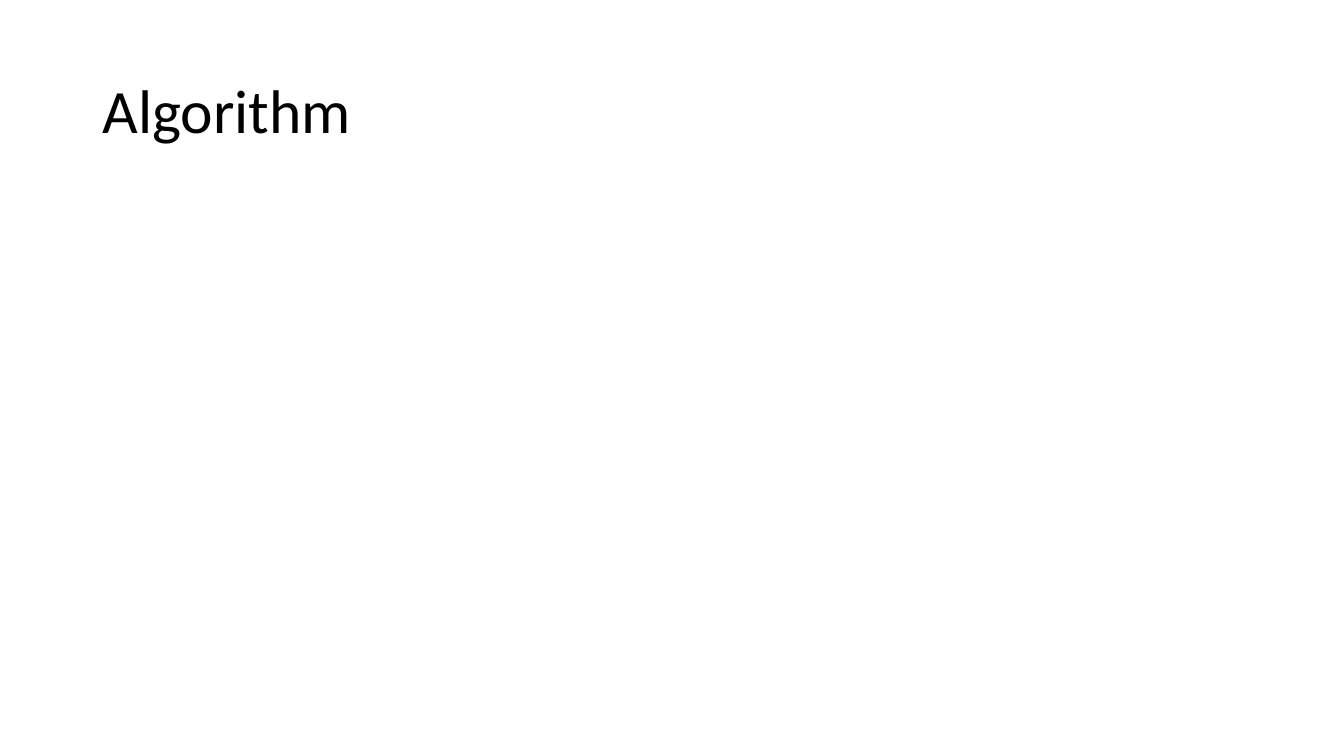
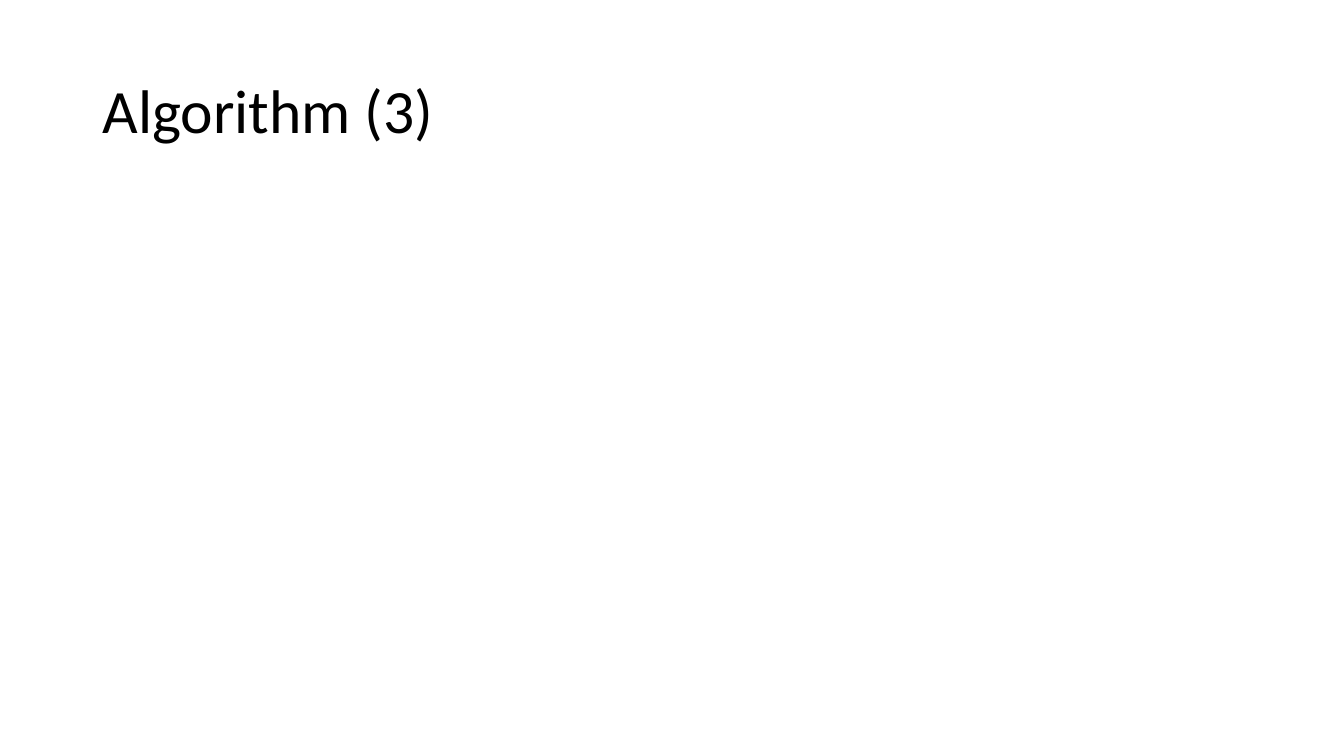
Before and after one commit to lcolbois/aasp-noise-red, a slide deck: slide 5 of presentation.pptx (slide 3 before the commit). Drawn at 1344x756 pixels with LibreOffice and Linux fonts; fonts in the diff are those of the drawing; grey boxes stand for pictures. Boxes give left, top, right and bottom in pixels: in the first picture for what was removed or moved away, otherwise in the second. Text is boxed around its words. In the diff, an @@ line names an element or a change of style, - is before the commit and + after.

Commit message:
Update presentation

```diff
--- a/presentation.pptx
+++ b/presentation.pptx
@@ title at (x1=102, y1=88, x2=434, y2=144): text changed @@
-Algorithm
+Algorithm (3)
```
Also in this commit, not shown: 1 slide added.
